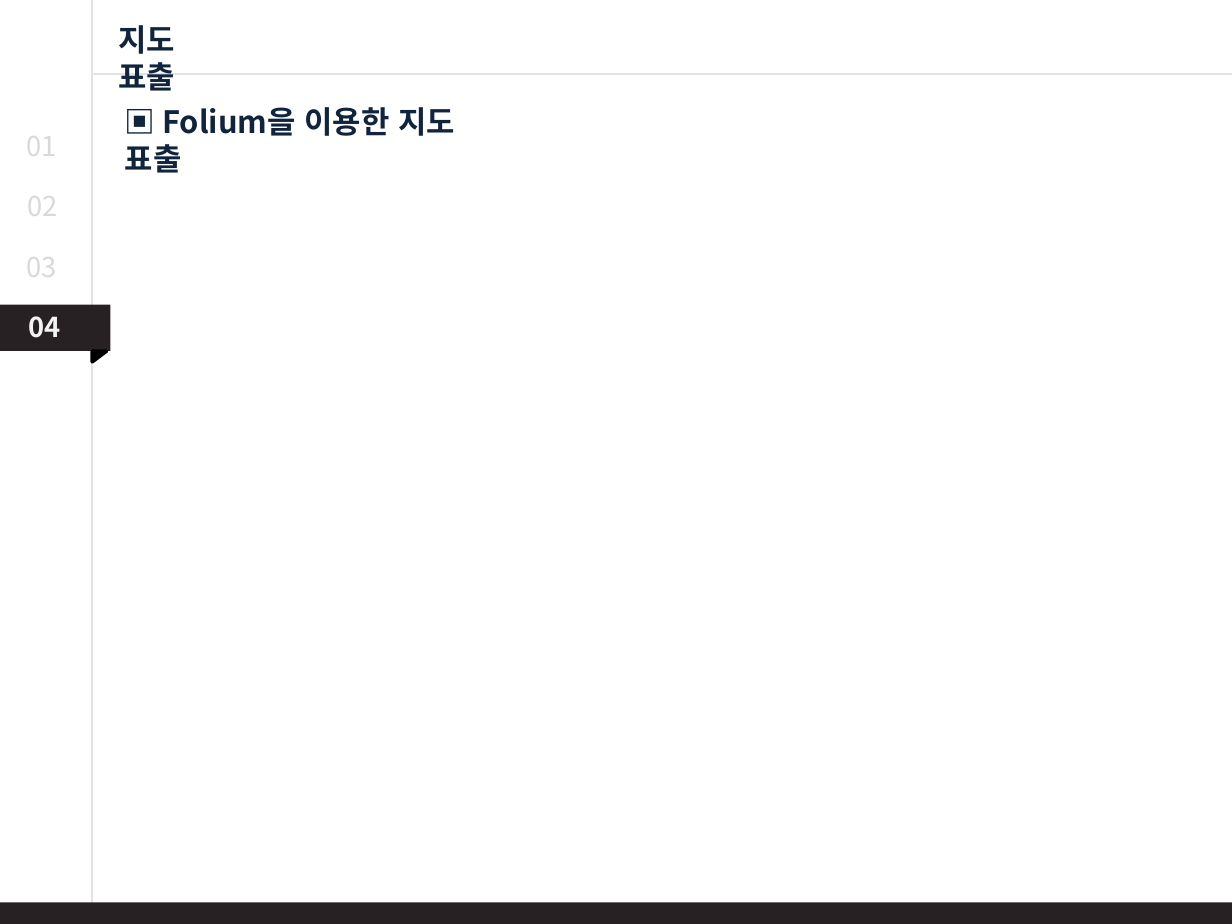
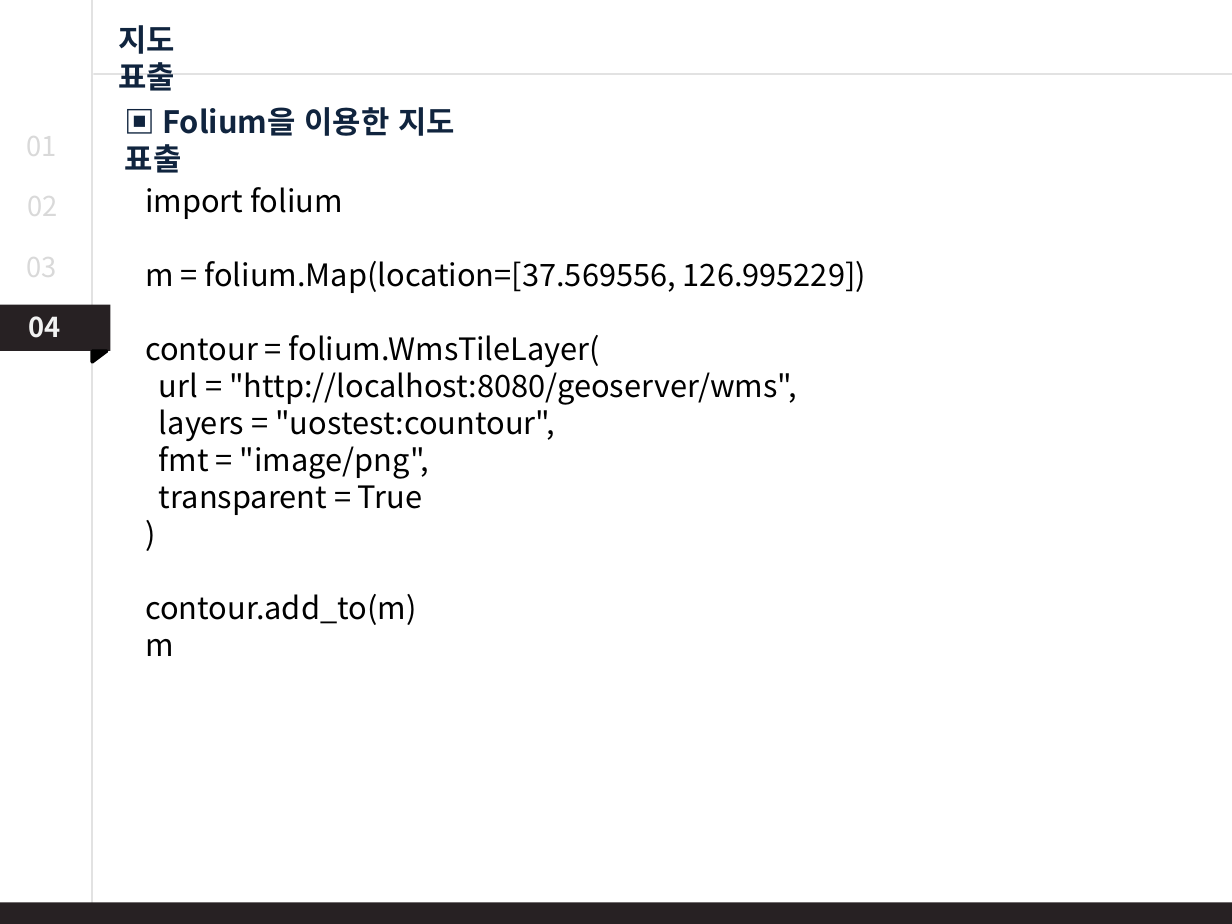
Before and after one commit to swat018/uos_geoserver, a slide deck: slide 26 of GeoServer_박진우.pptx. Drawn at 1232x924 pixels with LibreOffice and Linux fonts; fonts in the diff are those of the drawing. Boxes give left, top, right and bottom in pixels: in the first picture for what was removed or moved away, otherwise in the second. Text is boxed around its words. In the diff, an @@ line names an element or a change of style, - is before the commit and + after.

Commit message:
update

```diff
--- a/GeoServer_박진우.pptx
+++ b/GeoServer_박진우.pptx
@@ text added at (x1=145, y1=187, x2=866, y2=656), 18 pt, text #000000 @@
+import folium
+m = folium.Map(location=[37.569556, 126.995229])
+contour = folium.WmsTileLayer(
+url = "http://localhost:8080/geoserver/wms",
+layers = "uostest:countour",
+fmt = "image/png",
+transparent = True
+)
+contour.add_to(m)
+m
```
Also in this commit, not shown: 4 other slides changed, 1 slide added.
